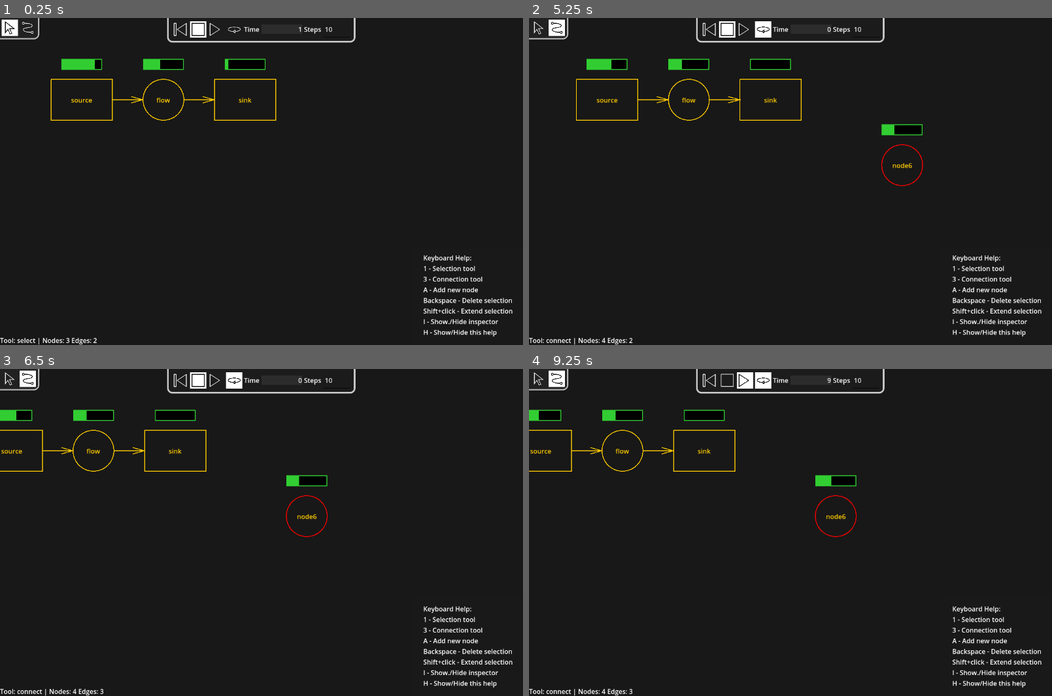
Above: before the commit, frames 1-4 (two rows, left to right).
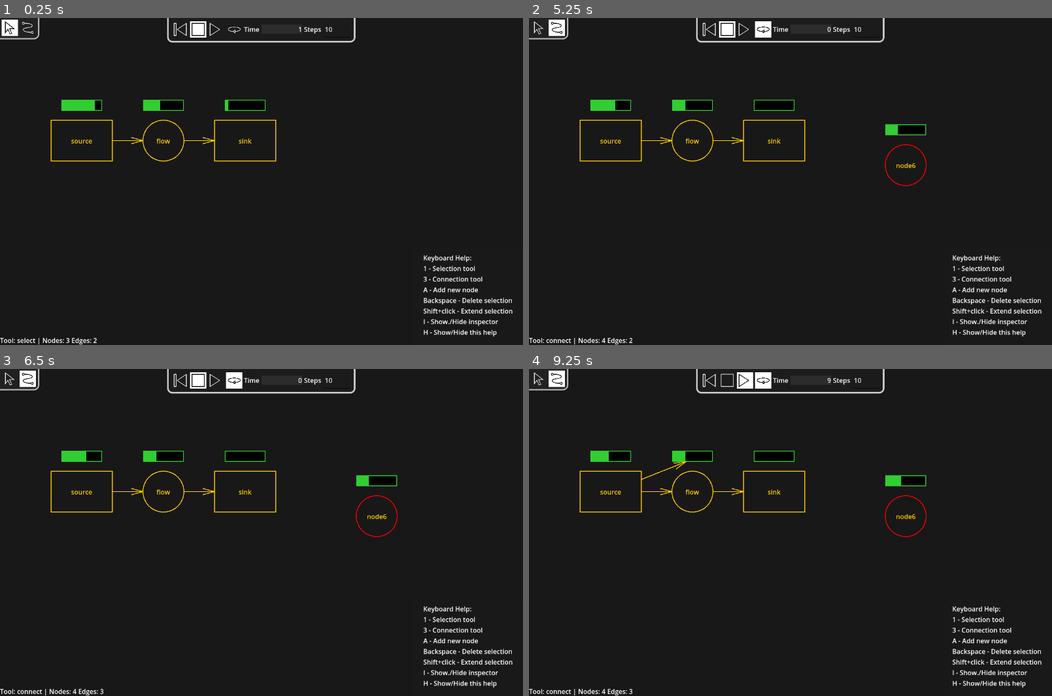
Above: after the commit, the same moments.

Repository: radomirbosak/poietic-playground
Game: Godot game, scene res://main.tscn
Two runs of this game, one before a commit and one after it. Both use one fixed random seed, a clock stepped at 60 frames per second and the inputs below.
Inputs (mouse positions are in pixels of both pictures, inside the frame that each line leads up to):
- Up to frame 1 (0.25 s): no input
- Up to frame 2 (5.25 s): click (539, 27) at 0.5 s; click (743, 31) at 1.25 s; click (727, 31) at 2 s; click (764, 31) at 2.75 s; click (555, 27) at 3.5 s; click (706, 31) at 4.25 s; tap Enter at 5 s; move the mouse to (905, 165) at 5.02 s; hold Right (pan-right, bound only before the commit) from 5.03 s (still down); hold A (add-node) from 5.03 s (still down); click (905, 165) at 5.17 s
- Up to frame 3 (6.5 s): release Right (pan-right, bound only before the commit) at 5.75 s; release A (add-node) at 5.75 s; drag from (156, 548) to (235, 597) at 5.77 s
- Up to frame 4 (9.25 s): tap Space at 6.5 s; move the mouse to (842, 460) at 6.52 s; hold Right (pan-right, bound only before the commit) 6.53-7.25 s; hold Backspace (delete) 6.53-7.25 s; click (842, 460) at 6.67 s; drag from (764, 597) to (633, 483) at 7.27 s; tap Enter at 8 s; move the mouse to (947, 581) at 8.02 s; hold Left (pan-left, bound only before the commit) 8.03-8.75 s; hold R (run) 8.03-8.75 s; click (947, 581) at 8.17 s; drag from (633, 483) to (712, 450) at 8.77 s

The runs differ from the first frame. In frame 1, 1.8% of the frame differs, in the area x 9-53%, y 12-44%; in frame 2, 1.9%; in frame 3, 2.2%; in frame 4, 2.2%, in the area x 0-76%, y 12-52%.

Commit message:
Added panning and zooming
- Added panning using InputEventPanGesture
- Added zooming using InputEventMagnifyGesture
- Removed original keyboard panning

Diff:
--- a/diagram/diagram_canvas.gd
+++ b/diagram/diagram_canvas.gd
@@ -1,6 +1,9 @@
 class_name DiagramCanvas extends Node2D
 
 var design: Design
+
+var zoom_level: float = 1.0
+var canvas_offset: Vector2 = Vector2.ZERO
 
 const default_pictogram_color = Color(1.0,0.8,0)
 const default_label_color = Color(1.0,0.8,0)
@@ -40,13 +43,6 @@
 # Selection
 var selection: Selection = Selection.new()
 
-# Panning
-var pan_speed = 0          # Current speed of panning
-var max_speed = 2000       # Maximum speed
-var acceleration = 400     # Acceleration rate
-var deceleration = 600     # Deceleration rate
-var velocity = Vector2.ZERO  # Current velocity of the camera
-
 func _init():
 	design = Design.global
 
@@ -76,35 +72,22 @@
 func queue_sync():
 	sync_needed = true
 
+func _input(event):
+	if event is InputEventPanGesture:
+		canvas_offset += (-event.delta) * zoom_level * 10
+		update_canvas_position()
+	if event is InputEventMagnifyGesture:
+		zoom_level *= event.factor
+		update_canvas_position()
+
+func update_canvas_position() -> void:
+	self.position = canvas_offset
+	self.scale = Vector2(zoom_level, zoom_level)
+
 func _process(delta):
 	if sync_needed:
 		sync_design()
 		sync_needed = false
-
-	var direction = Vector2.ZERO
-	# Check input for panning directions
-	if Input.is_action_pressed("pan-left"):
-		direction.x += 1
-	if Input.is_action_pressed("pan-right"):
-		direction.x -= 1
-	if Input.is_action_pressed("pan-up"):
-		direction.y += 1
-	if Input.is_action_pressed("pan-down"):
-		direction.y -= 1
-
-	# Normalize direction vector to ensure uniform movement
-	if direction != Vector2.ZERO:
-		direction = direction.normalized()
-		# Accelerate while holding keys
-		velocity += direction * acceleration * delta
-		# Clamp velocity to maximum speed
-		velocity = velocity.limit_length(max_speed)
-	else:
-		# Decelerate if no keys are pressed
-		velocity = velocity.move_toward(Vector2.ZERO, deceleration * delta)
-
-	# Update camera position based on velocity
-	position += velocity * delta
 
 func object_at_position(test_position: Vector2):
 	for child in get_children():
--- a/diagram/shape_creator.gd
+++ b/diagram/shape_creator.gd
@@ -23,7 +23,7 @@
 
 static func intersect_line_with_shape(point_a: Vector2, point_b: Vector2, shape: Shape2D, shape_transform: Transform2D = Transform2D()) -> PackedVector2Array:
 	if shape is CircleShape2D:
-		return intersect_line_with_circle(point_a, point_b, shape_transform.get_origin(), shape.radius)
+		return intersect_line_with_circle(point_a, point_b, shape_transform.get_origin(), shape.radius * shape_transform.get_scale().x)
 	elif shape is RectangleShape2D:
 		var rect = shape.get_rect()
 		var result = intersect_line_with_rect(point_a, point_b, rect, shape_transform)
--- a/main.gd
+++ b/main.gd
@@ -30,9 +30,9 @@
 	%InspectorPanel.canvas = $DiagramCanvas
 
 func create_demo_design():
-	var a = DesignObject.new("Stock", "source", Vector2(200, 200), randi() % 100)
-	var b = DesignObject.new("Flow", "flow", Vector2(400, 200), randi() % 100)
-	var c = DesignObject.new("Stock", "sink", Vector2(600, 200), randi() % 100)
+	var a = DesignObject.new("Stock", "source", Vector2(200, 300), randi() % 100)
+	var b = DesignObject.new("Flow", "flow", Vector2(400, 300), randi() % 100)
+	var c = DesignObject.new("Stock", "sink", Vector2(600, 300), randi() % 100)
 	var ab = DesignObject.new("Drains")
 	ab.origin = a.object_id
 	ab.target = b.object_id
--- a/project.godot
+++ b/project.godot
@@ -48,26 +48,6 @@
 "events": [Object(InputEventKey,"resource_local_to_scene":false,"resource_name":"","device":-1,"window_id":0,"alt_press …(191 unchanged characters)…
 ]
 }
-pan-up={
-"deadzone": 0.5,
-"events": [Object(InputEventKey,"resource_local_to_scene":false,"resource_name":"","device":0,"window_id":0,"alt_pressed":false,"shift_pressed":false,"ctrl_pressed":false,"meta_pressed":false,"pressed":false,"keycode":0,"physical_keycode":4194320,"key_label":0,"unicode":0,"location":0,"echo":false,"script":null)
-]
-}
-pan-down={
-"deadzone": 0.5,
-"events": [Object(InputEventKey,"resource_local_to_scene":false,"resource_name":"","device":0,"window_id":0,"alt_pressed":false,"shift_pressed":false,"ctrl_pressed":false,"meta_pressed":false,"pressed":false,"keycode":0,"physical_keycode":4194322,"key_label":0,"unicode":0,"location":0,"echo":false,"script":null)
-]
-}
-pan-left={
-"deadzone": 0.5,
-"events": [Object(InputEventKey,"resource_local_to_scene":false,"resource_name":"","device":0,"window_id":0,"alt_pressed":false,"shift_pressed":false,"ctrl_pressed":false,"meta_pressed":false,"pressed":false,"keycode":0,"physical_keycode":4194319,"key_label":0,"unicode":0,"location":0,"echo":false,"script":null)
-]
-}
-pan-right={
-"deadzone": 0.5,
-"events": [Object(InputEventKey,"resource_local_to_scene":false,"resource_name":"","device":0,"window_id":0,"alt_pressed":false,"shift_pressed":false,"ctrl_pressed":false,"meta_pressed":false,"pressed":false,"keycode":0,"physical_keycode":4194321,"key_label":0,"unicode":0,"location":0,"echo":false,"script":null)
-]
-}
 selection-tool={
 "deadzone": 0.5,
 "events": [Object(InputEventKey,"resource_local_to_scene":false,"resource_name":"","device":-1,"window_id":0,"alt_press …(191 unchanged characters)…
--- a/tool/canvas_tool.gd
+++ b/tool/canvas_tool.gd
@@ -17,7 +17,7 @@
 			input_ended(event, mouse_position)
 			initial_pointer_position = Vector2()
 	elif event is InputEventMouseMotion and event.button_mask == MOUSE_BUTTON_LEFT:
-		input_moved(event, event.relative)
+		input_moved(event, event.relative / canvas.zoom_level)
 	elif event.is_canceled():
 		input_cancelled(event)
 		initial_pointer_position = Vector2()
--- a/tool/connect_tool.gd
+++ b/tool/connect_tool.gd
@@ -54,7 +54,7 @@
 	dragging_target = Node2D.new()
 	canvas.add_child(dragging_connection)
 	canvas.add_child(dragging_target)
-	dragging_target.position = pointer_position
+	dragging_target.position = canvas.to_local(pointer_position)
 	dragging_connection.set_connection(origin, dragging_target)
 
 	dragging_connection.update_arrow()
